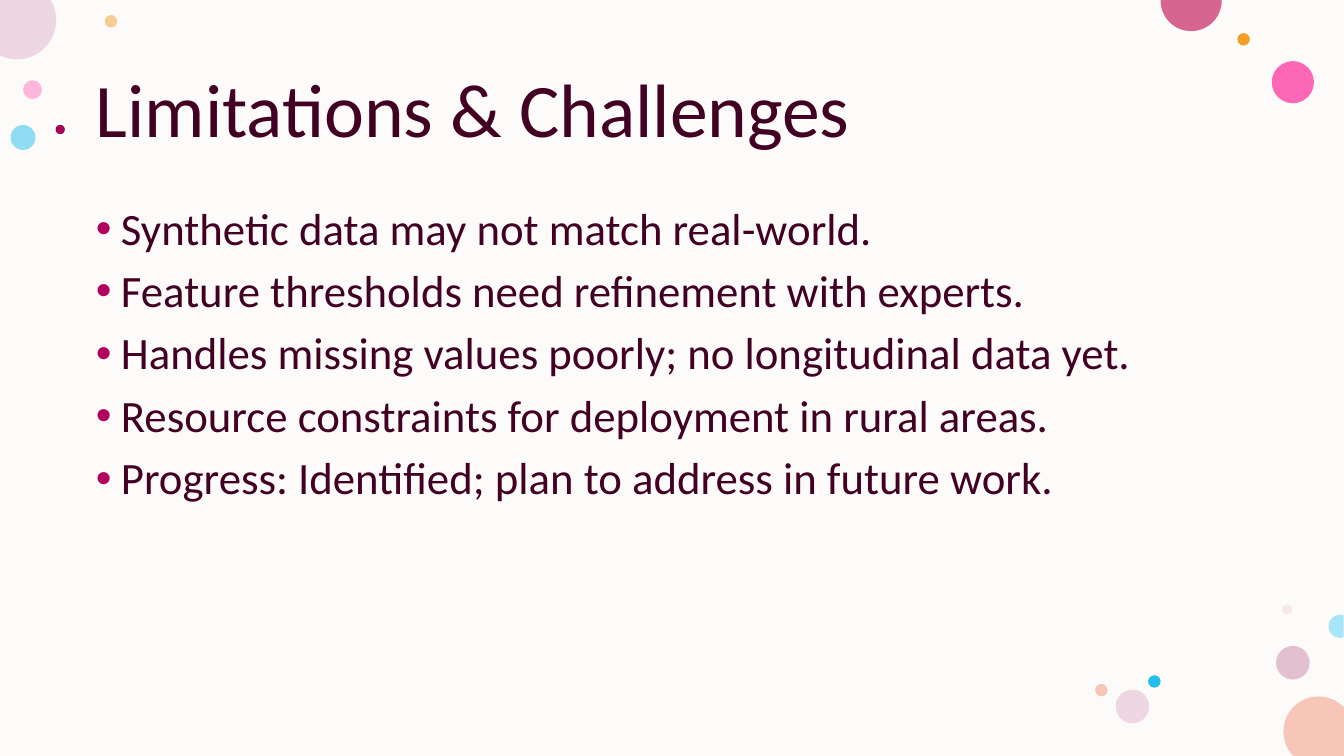
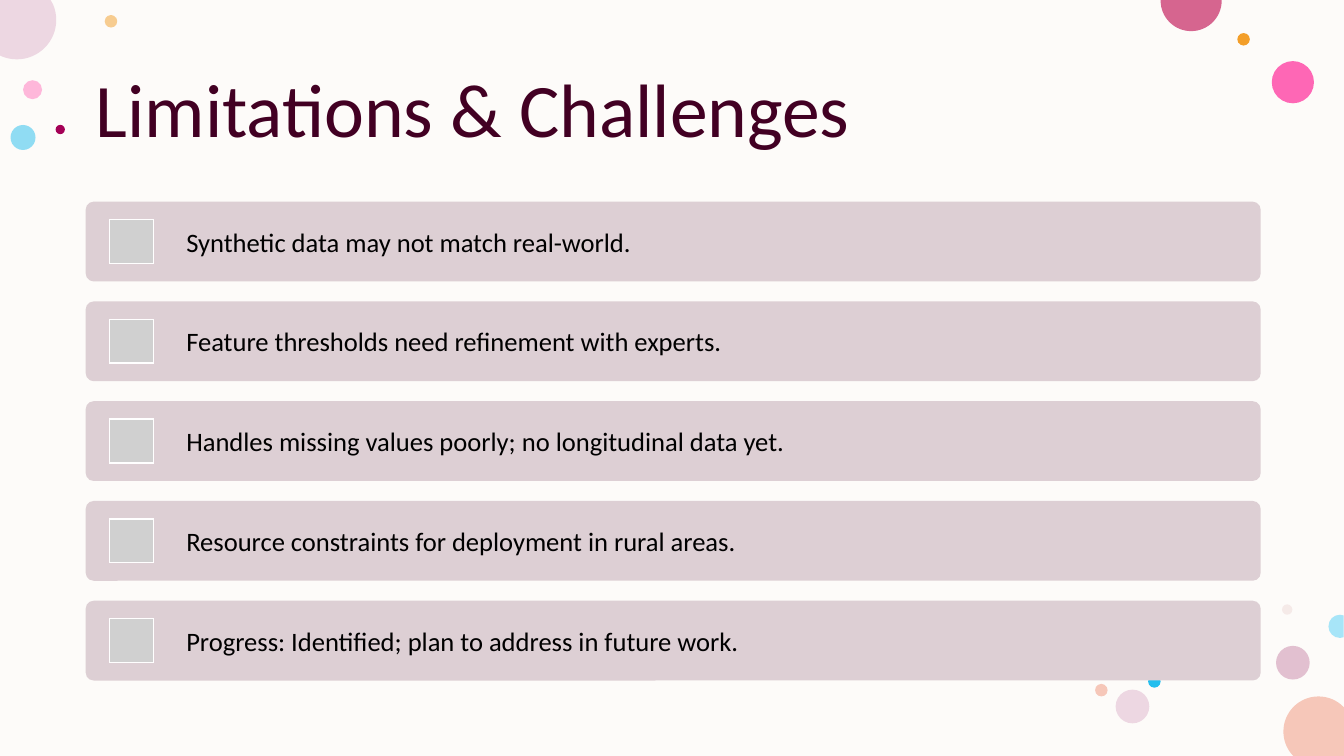
Before and after one commit to irumvag/HealthRiskModel, a slide deck: slide 13 of docs/IKIBONDO.pptx (slide 11 before the commit). Drawn at 1344x756 pixels with LibreOffice and Linux fonts; fonts in the diff are those of the drawing; grey boxes stand for pictures. Boxes give left, top, right and bottom in pixels: in the first picture for what was removed or moved away, otherwise in the second. Text is boxed around its words. In the diff, an @@ line names an element or a change of style, - is before the commit and + after.

```diff
--- a/docs/IKIBONDO.pptx
+++ b/docs/IKIBONDO.pptx
@@ text removed at [121, 214, 1130, 502] @@
-• Synthetic data may not match real-world.
-• Feature thresholds need refinement with experts.
-• Handles missing values poorly; no longitudinal data yet.
-• Resource constraints for deployment in rural areas.
-• Progress: Identified; plan to address in future work.
@@ group added at [86, 202, 1261, 681]: 5 rounded rectangles, 5 pictures, 5 texts @@
+Synthetic data may not match real-world.
+Feature thresholds need refinement with experts.
+Handles missing values poorly; no longitudinal data yet.
+Resource constraints for deployment in rural areas.
+Progress: Identified; plan to address in future work.
```
Also in this commit, not shown: 8 other slides changed, 2 slides added, 19 other files.
